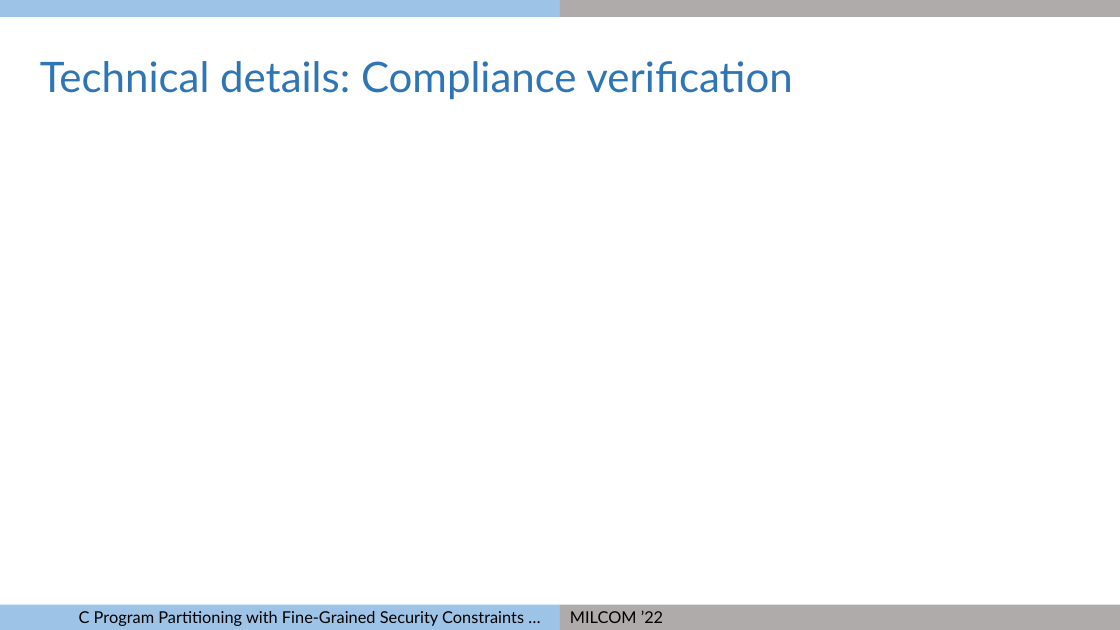
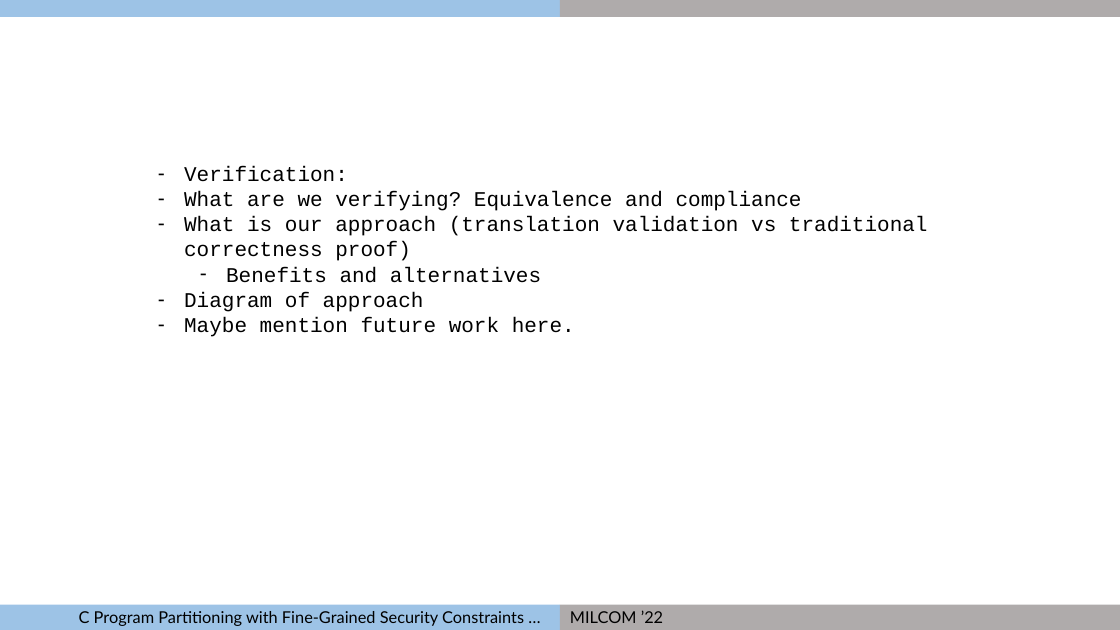
Before and after one commit to gaps-closure/ect, a slide deck: slide 18 of milcom-2022.pptx (slide 21 before the commit). Drawn at 1120x630 pixels with LibreOffice and Linux fonts; fonts in the diff are those of the drawing. Boxes give left, top, right and bottom in pixels: in the first picture for what was removed or moved away, otherwise in the second. Text is boxed around its words. In the diff, an @@ line names an element or a change of style, - is before the commit and + after.

```diff
--- a/milcom-2022.pptx
+++ b/milcom-2022.pptx
@@ text removed at [40,61,792,100] @@
-Technical details: Compliance verification
@@ text added at [184,166,928,337], 18 pt, text #000000 @@
+– Verification:
+– What are we verifying? Equivalence and compliance
+– What is our approach (translation validation vs traditional correctness proof)
+  – Benefits and alternatives
+– Diagram of approach
+– Maybe mention future work here.
```
Also in this commit, not shown: 10 other slides changed, 8 slides added, 13 slides removed, 1 other file.
